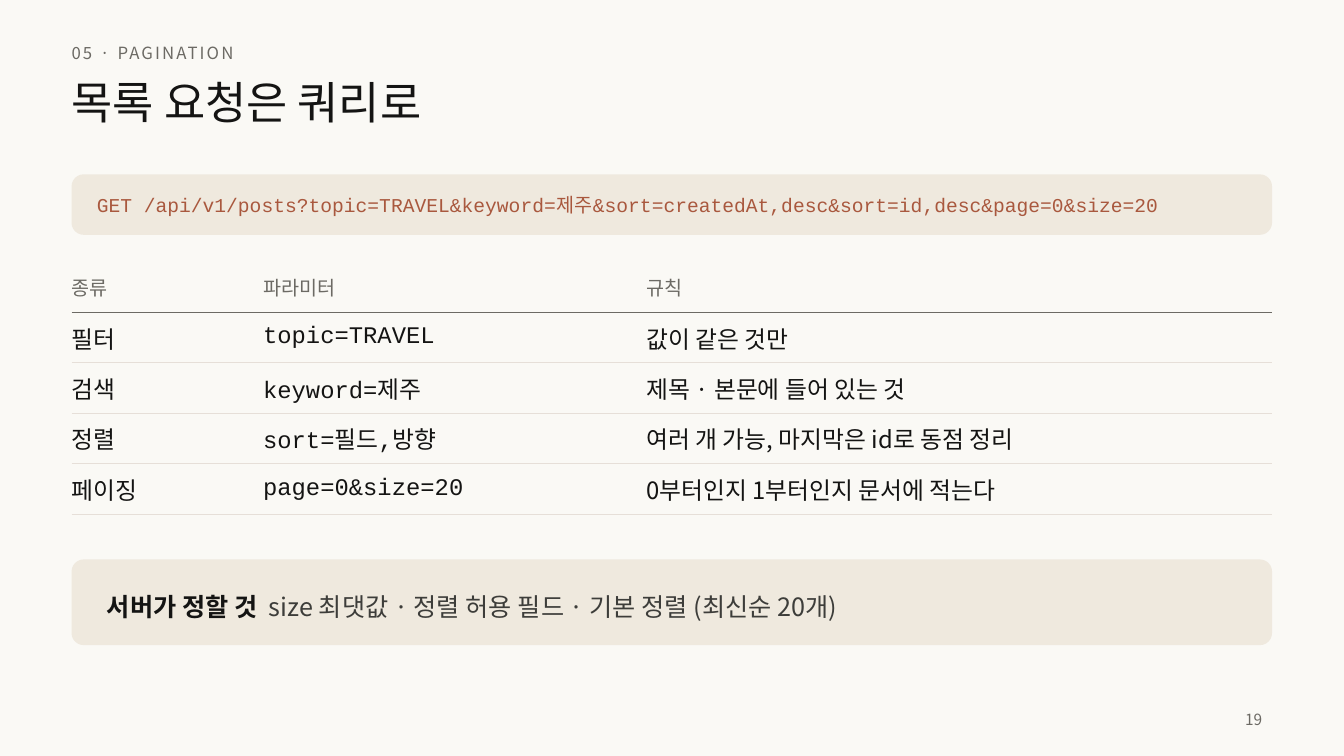
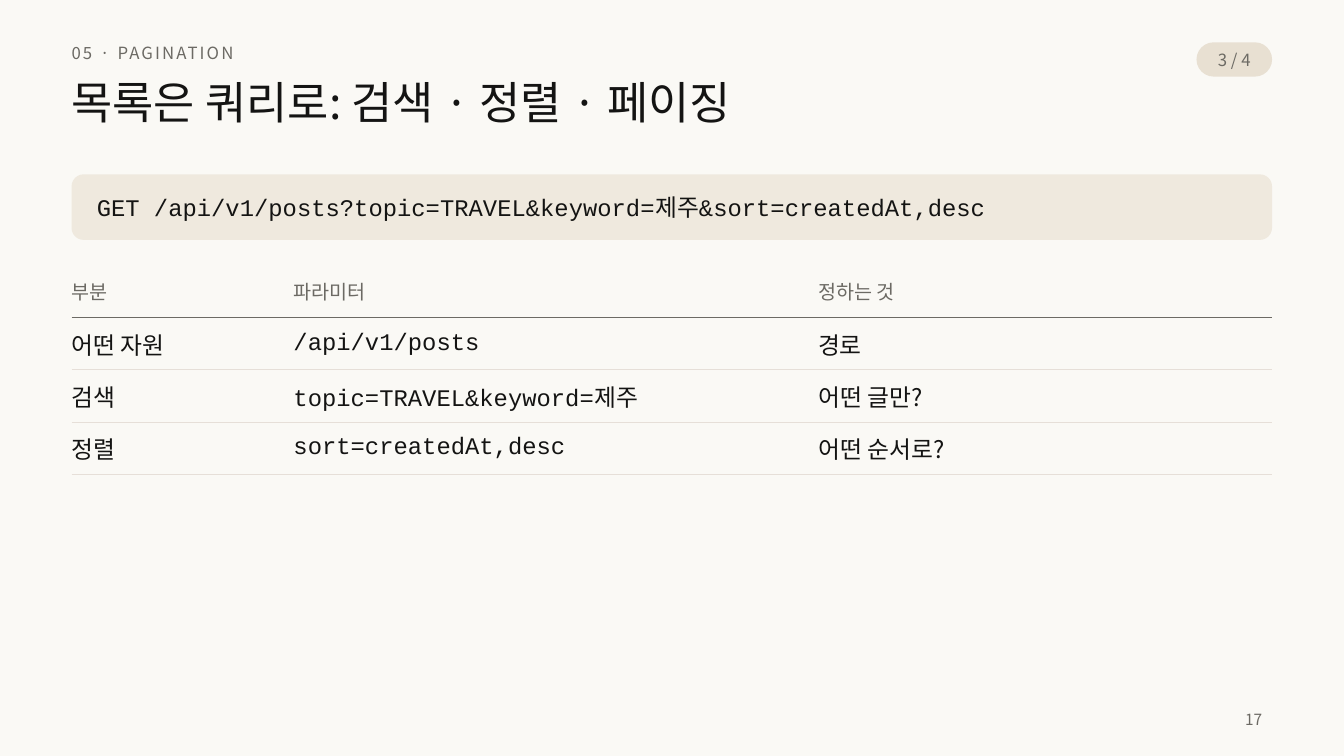
Before and after one commit to home-blog/docs-RESTful, a slide deck: slide 17 of 발표/RESTful-API-설계.pptx (slide 19 before the commit). Drawn at 1344x756 pixels with LibreOffice and Linux fonts; fonts in the diff are those of the drawing. Boxes give left, top, right and bottom in pixels: in the first picture for what was removed or moved away, otherwise in the second. Text is boxed around its words. In the diff, an @@ line names an element or a change of style, - is before the commit and + after.

```diff
--- a/발표/RESTful-API-설계.pptx
+++ b/발표/RESTful-API-설계.pptx
@@ rounded rectangle added at (x1=1197, y1=42, x2=1272, y2=77), fill #E8E0D2 @@
@@ text added at (x1=1218, y1=53, x2=1250, y2=66), 12 pt, text #6C6A64 @@
+3 / 4
@@ title at (x1=72, y1=82, x2=731, y2=123): text changed @@
-목록 요청은 쿼리로
+목록은 쿼리로: 검색 · 정렬 · 페이징
@@ rounded rectangle resized from (x1=72, y1=174, x2=1272, y2=235) to (x1=72, y1=174, x2=1272, y2=240) @@
@@ rounded rectangle at (x1=72, y1=174, x2=1272, y2=240): proportions changed @@
@@ text at (x1=97, y1=199, x2=985, y2=221): text changed; size 14 to 17 pt; text colour #A9583E to #141413 @@
-GET /api/v1/posts?topic=TRAVEL&keyword=제주&sort=createdAt,desc&sort=id,desc&page=0&size=20
+GET /api/v1/posts?topic=TRAVEL&keyword=제주&sort=createdAt,desc
@@ table at (x1=72, y1=265, x2=1271, y2=464) @@
-row 1: 종류 | 파라미터 | 규칙
-row 2: 필터 | topic=TRAVEL | 값이 같은 것만
-row 3: 검색 | keyword=제주 | 제목 · 본문에 들어 있는 것
-row 4: 정렬 | sort=필드,방향 | 여러 개 가능, 마지막은 id로 동점 정리
-row 5: 페이징 | page=0&size=20 | 0부터인지 1부터인지 문서에 적는다
+row 1: 부분 | 파라미터 | 정하는 것
+row 2: 어떤 자원 | /api/v1/posts | 경로
+row 3: 검색 | topic=TRAVEL&keyword=제주 | 어떤 글만?
+row 4: 정렬 | sort=createdAt,desc | 어떤 순서로?
@@ rounded rectangle removed at (x1=72, y1=560, x2=1272, y2=645) @@
@@ text removed at (x1=107, y1=594, x2=837, y2=621) @@
-서버가 정할 것 size 최댓값 · 정렬 허용 필드 · 기본 정렬 (최신순 20개)
@@ page number at (x1=1245, y1=713, x2=1262, y2=725): text changed @@
-19
+17
```
Also in this commit, not shown: 10 other slides changed, 23 slides added, 23 slides removed, 4 other files.
